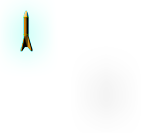
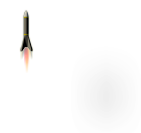
Layers edited between the first and the second 141 × 133 image:
added layer "fertig" (50%) above "feuer" over left=20, top=47, right=129, bottom=123
